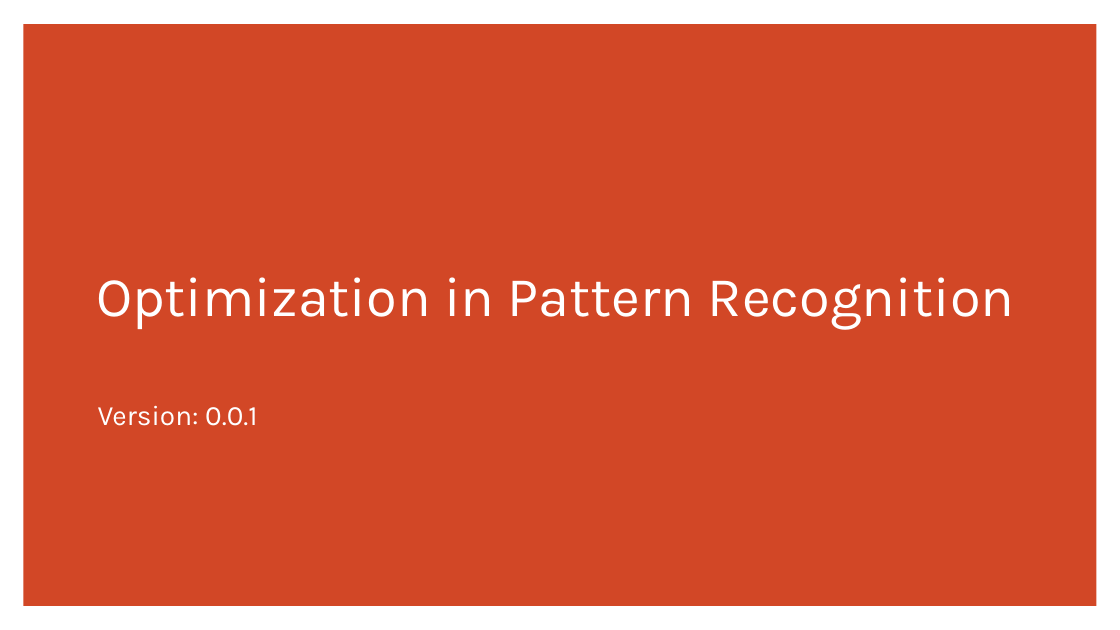
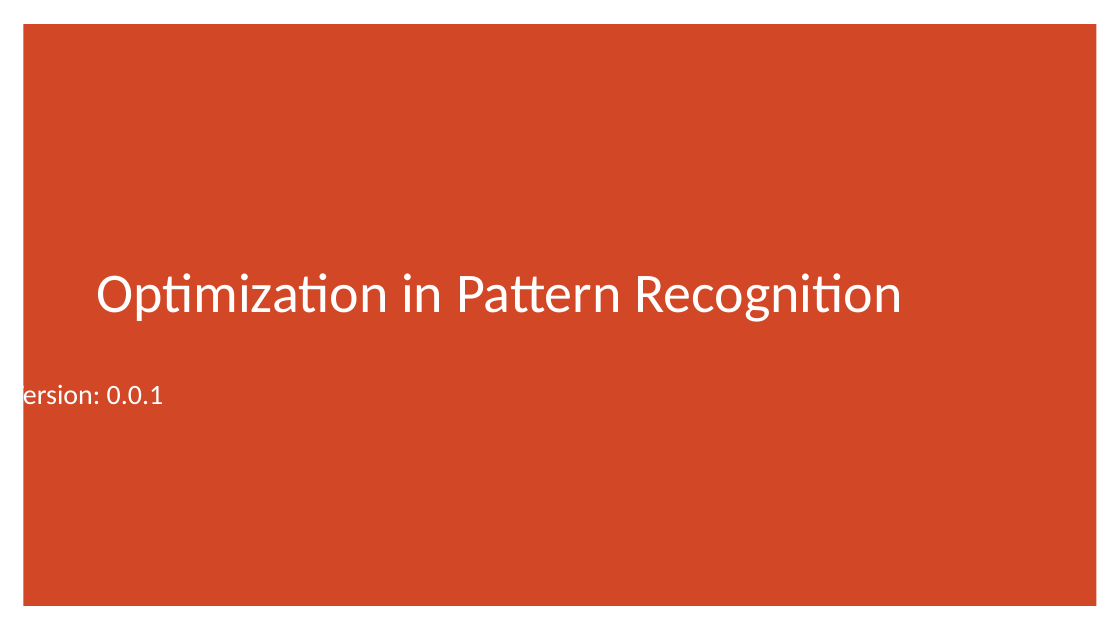
Before and after one commit to JiadaoZ22/Writings, a slide deck: slide 1 of IUPUI/ECE662/submission1_optimization.pptx. Drawn at 1120x630 pixels with LibreOffice and Linux fonts; fonts in the diff are those of the drawing. Boxes give left, top, right and bottom in pixels: in the first picture for what was removed or moved away, otherwise in the second. Text is boxed around its words. In the diff, an @@ line names an element or a change of style, - is before the commit and + after.

```diff
--- a/IUPUI/ECE662/submission1_optimization.pptx
+++ b/IUPUI/ECE662/submission1_optimization.pptx
@@ title "Optimization in Pattern Recognition" at [96, 273, 903, 322]: font Karla to Calibri; line spacing 1 to 0.9 @@
@@ subtitle "Version: 0.0.1": place and size @@
-subtitle "Version: 0.0.1" at [98, 405, 257, 426]
+subtitle "Version: 0.0.1" at [8, 381, 164, 411]
@@ subtitle "Version: 0.0.1" at [8, 381, 164, 411]: font Karla to Calibri; line spacing 1.5 to 0.9; less space between paragraphs @@
```
Also in this commit, not shown: 3 other slides changed, 8 slides added, 4 slides removed.
